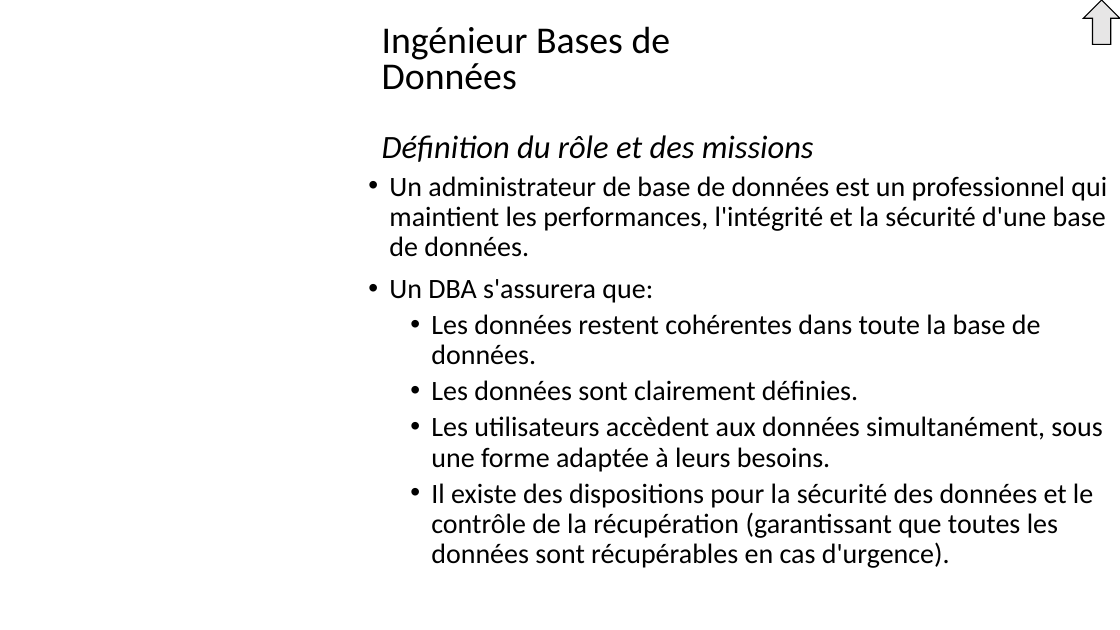
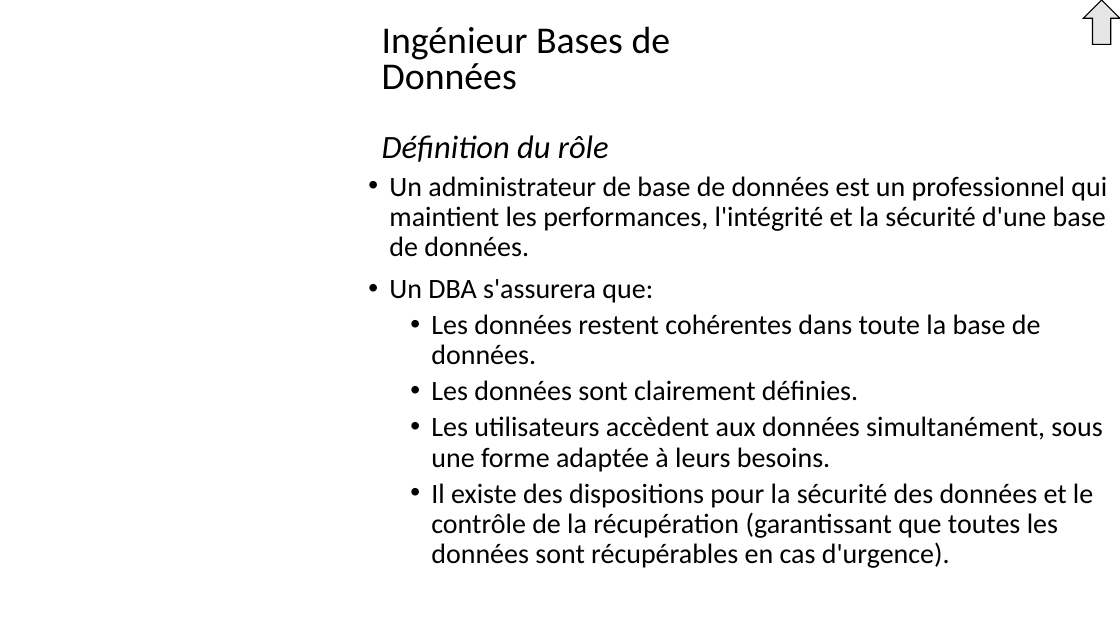
Before and after one commit to Solifred38/cv, a slide deck: slide 33 of Profils_jobs_it.pptx. Drawn at 1120x630 pixels with LibreOffice and Linux fonts; fonts in the diff are those of the drawing; background and template pictures are left out. Boxes give left, top, right and bottom in pixels: in the first picture for what was removed or moved away, otherwise in the second. Text is boxed around its words. In the diff, an @@ line names an element or a change of style, - is before the commit and + after.

```diff
--- a/Profils_jobs_it.pptx
+++ b/Profils_jobs_it.pptx
@@ text at (382,26,671,162): text changed; size 27.9 to 32.4 pt; italic off @@
-Ingénieur Bases de Données
-Définition du rôle et des missions
+Ingénieur Bases de Données
+Définition du rôle
```
Also in this commit, not shown: 29 other slides changed, 2 slides added.
